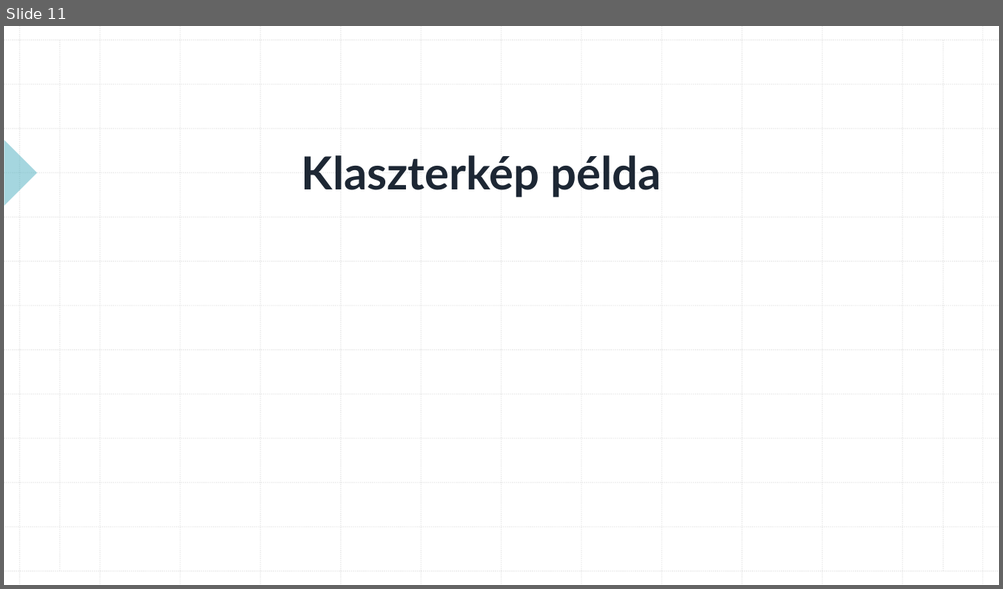
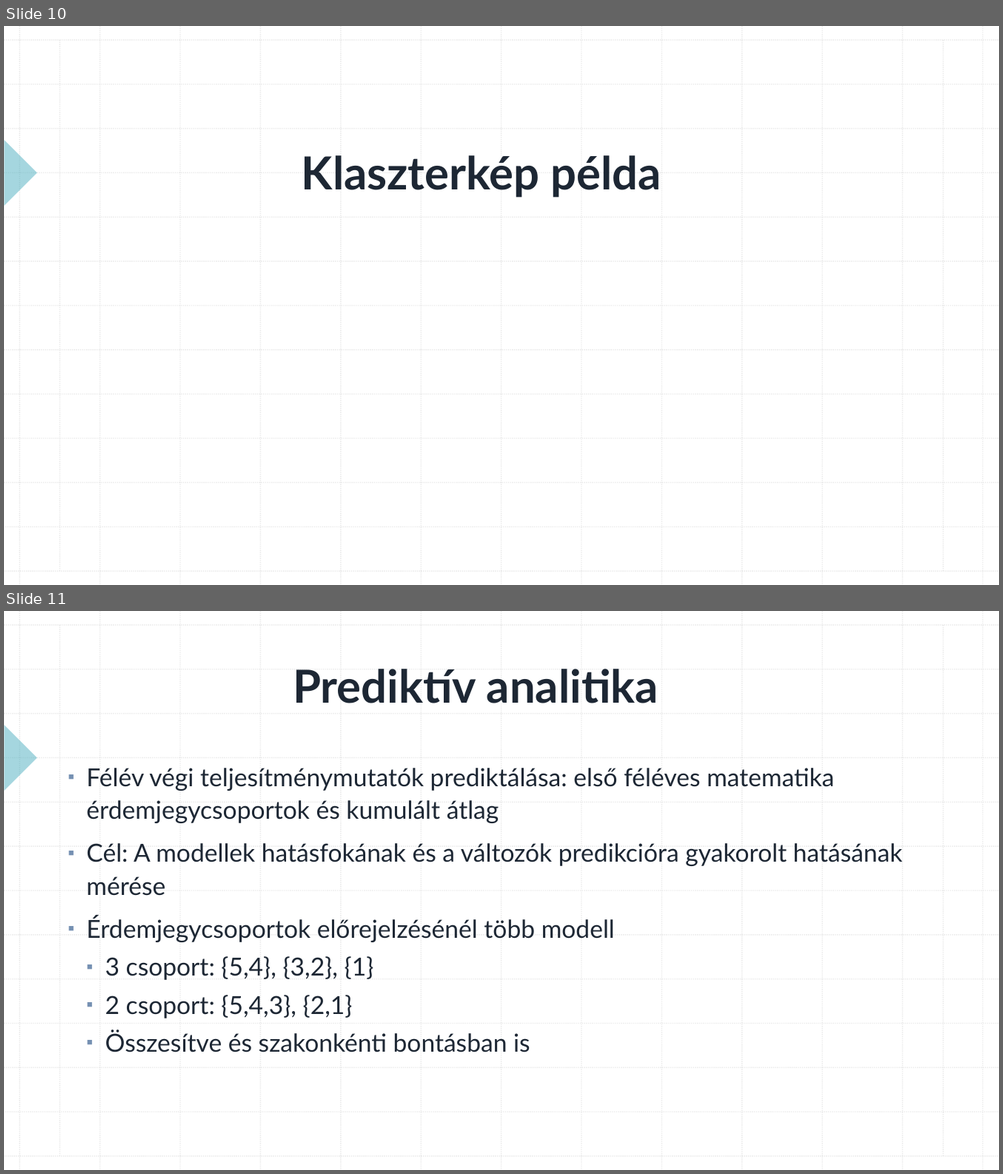
Before and after one commit to konderal333/-nkutfel, a slide deck: TDK prezi.pptx. Shown one above the other, each under a label of ours: slide 11 before the commit, slides 10 and 11 after it. The pictures are 1003x589 and 1003x1174 pixels, drawn with LibreOffice and Linux fonts; fonts in the diff are those of the drawing. Boxes give left, top, right and bottom in pixels: in the first picture for what was removed or moved away, otherwise in the second. Text is boxed around its words. In the diff, an @@ line names an element or a change of style, - is before the commit and + after.

```diff
--- a/TDK prezi.pptx
+++ b/TDK prezi.pptx
@@ slide 11 added at (4,611,999,1170), background #FFFFFF; not listed: 29 template elements that a slide beside it also shows @@
@@ title added at (293,669,658,703), 44 pt, text #1D2734, bold @@
+Prediktív analitika
@@ text added at (86,768,902,1053), 24 pt, text #1D2734 @@
+▪ Félév végi teljesítménymutatók prediktálása: első féléves matematika érdemjegycsoportok és kumulált átlag
+▪ Cél: A modellek hatásfokának és a változók predikcióra gyakorolt hatásának mérése
+▪ Érdemjegycsoportok előrejelzésénél több modell
+  ▪ 3 csoport: {5,4}, {3,2}, {1}
+  ▪ 2 csoport: {5,4,3}, {2,1}
+  ▪ Összesítve és szakonkénti bontásban is
@@ what was slide 11 is now slide 10 @@
```
Also in this commit, not shown: 4 slides changed, 6 other slides added, 3 slides removed.
